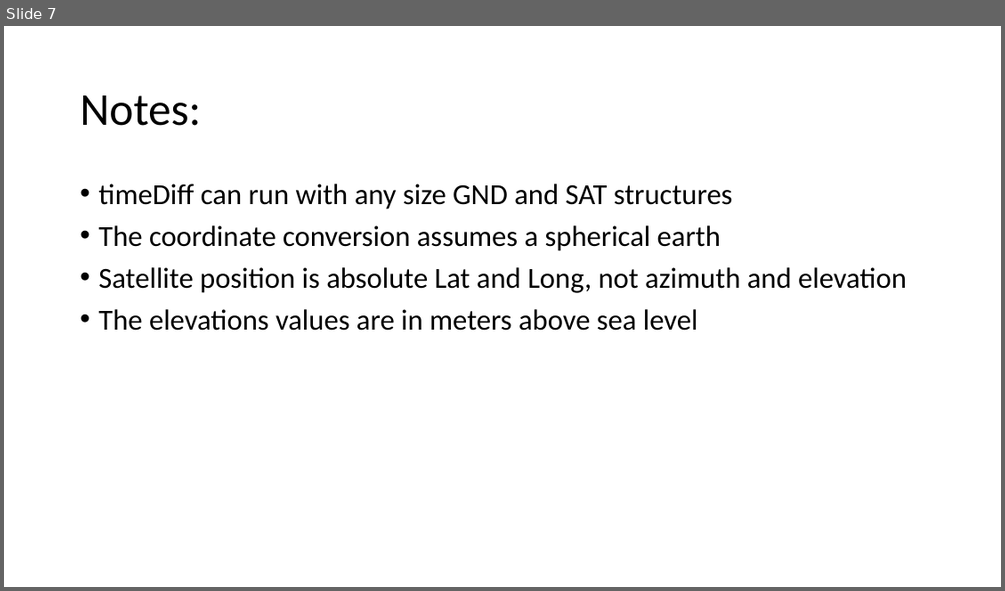
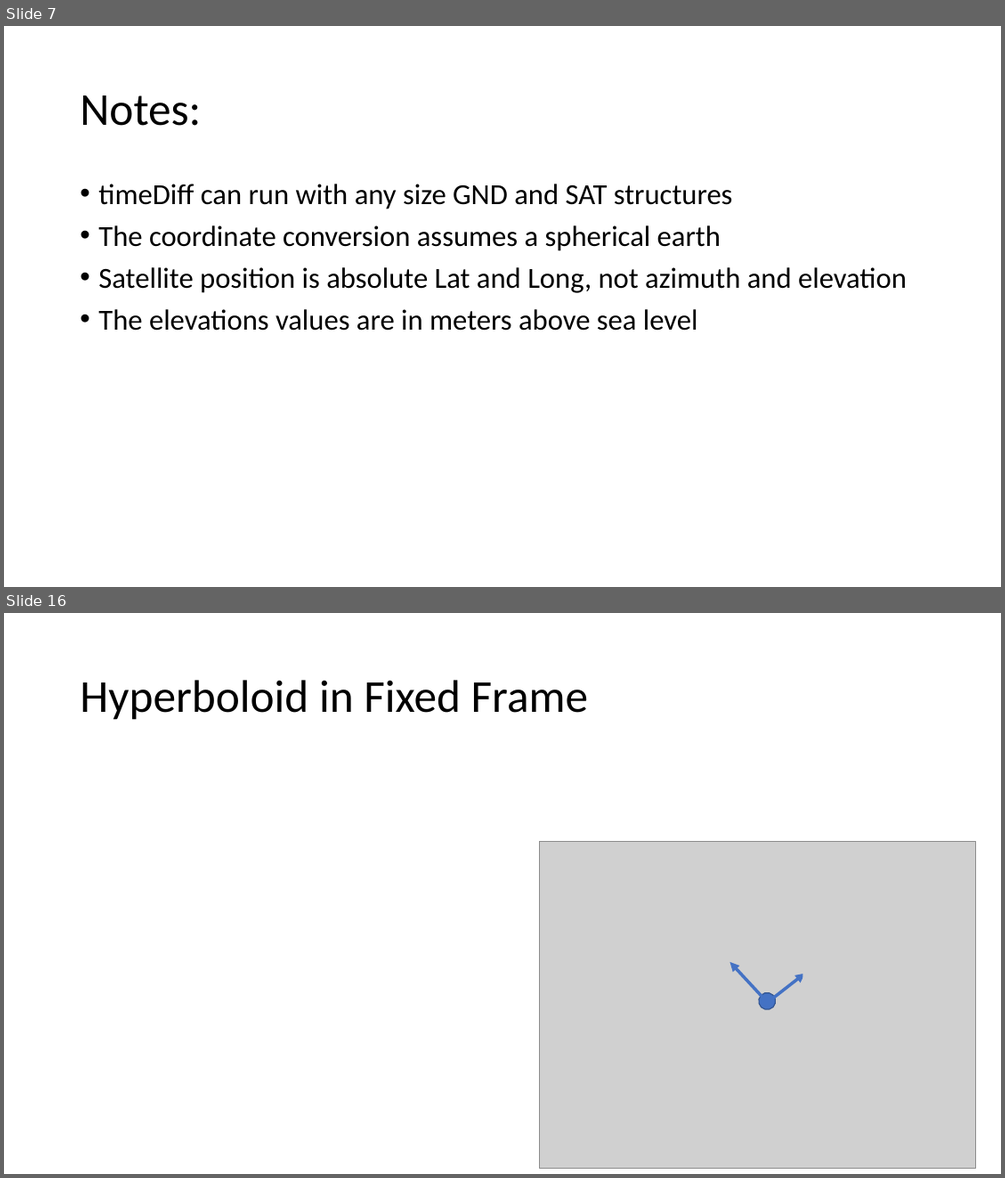
Before and after one commit to MSD-LASSO/FeasibilityStudies, a slide deck: TdoaSim/TDoA Flowchart.pptx. Shown one above the other, each under a label of ours: slide 7 before the commit, slides 7 and 16 after it; the slides between them are not shown. The pictures are 1005x591 and 1005x1178 pixels, drawn with LibreOffice and Linux fonts; fonts in the diff are those of the drawing; grey boxes stand for pictures. Boxes give left, top, right and bottom in pixels: in the first picture for what was removed or moved away, otherwise in the second. Text is boxed around its words. In the diff, an @@ line names an element or a change of style, - is before the commit and + after.

```diff
--- a/TdoaSim/TDoA Flowchart.pptx
+++ b/TdoaSim/TDoA Flowchart.pptx
@@ slide 16 added at <box>4,613,1001,1174</box>, background #FFFFFF @@
@@ title added at <box>80,680,588,720</box>, 44 pt, text #000000 @@
+Hyperboloid in Fixed Frame
@@ group added at <box>540,841,975,1167</box>: 8 pictures, 2 arrows, 1 ellipse @@
```
Also in this commit, not shown: 30 other slides added, 7 other files.
